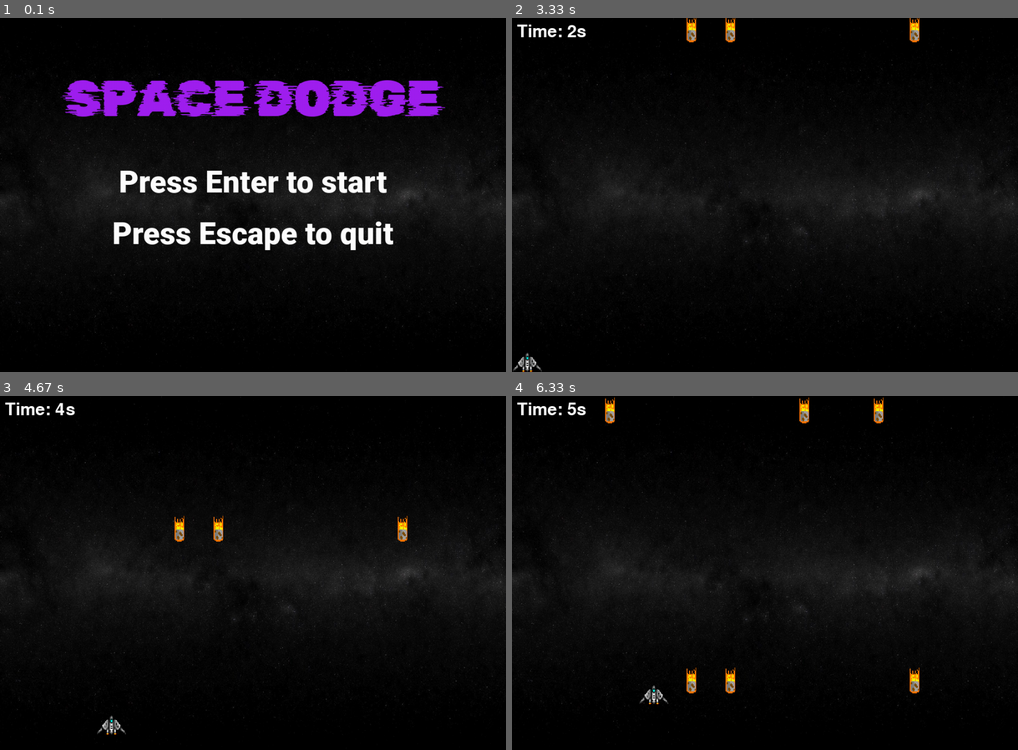
Above: before the commit, frames 1-4 (two rows, left to right).
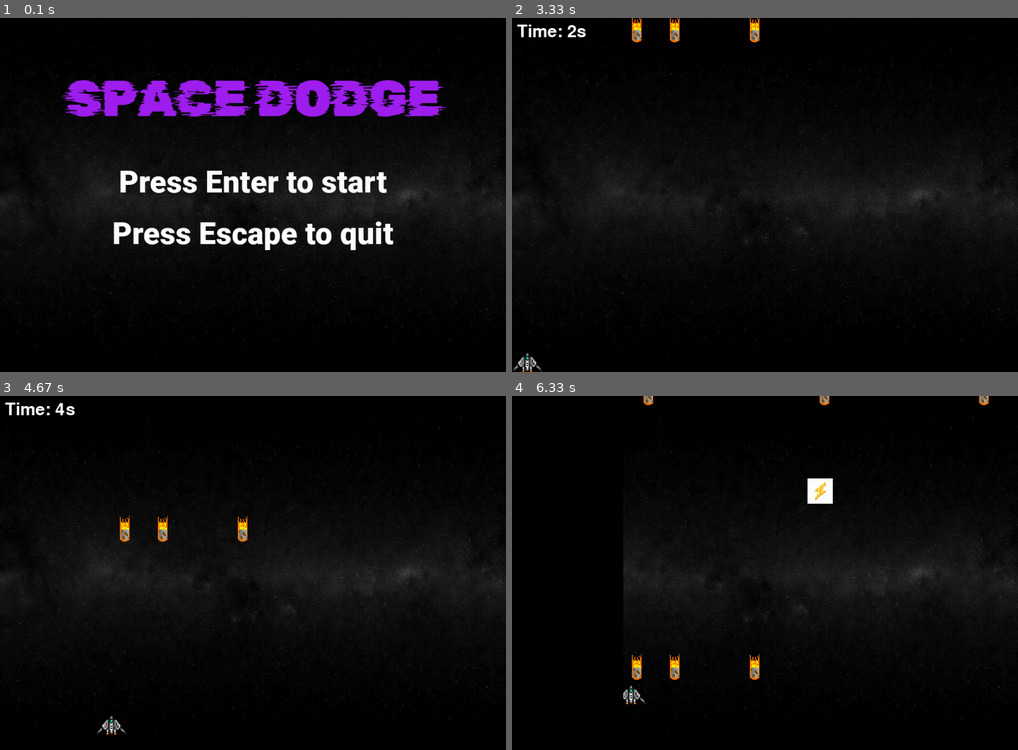
Above: after the commit, the same moments.

Repository: OmarHesham2356/PyGame-Project
Game: pygame game, started from 10.py
Same seed, same stepped clock (60 frames per second), same inputs: the game is played once before the commit and once after it.
Inputs:
- Up to frame 1 (0.1 s): no input
- Up to frame 2 (3.33 s): tap Enter at 0.33 s; hold Right 0.67-1.13 s; hold Up 1.17-1.47 s; hold Left 2-2.53 s; hold Down 2.57-2.87 s; hold Left 2.9-3.3 s
- Up to frame 3 (4.67 s): hold Up 3.33-3.7 s; hold Right 3.73-4.37 s; hold Down from 4.4 s (still down)
- Up to frame 4 (6.33 s): release Down at 4.77 s; hold Left 4.8-5.27 s; hold Right 5.3-5.77 s; hold Up 5.8-6.1 s; hold Right from 6.13 s (still down)

The runs differ from the first frame. In frame 1, 0.7% of the frame differs, in the area x 11-89%, y 17-28%; in frame 2, 0.7%; in frame 3, 0.7%; in frame 4, 2.9%, in the area x 0-95%, y 0-93%.

Commit message:
i added speed power up

Diff:
--- a/1.py
+++ b/1.py
@@ -26,15 +26,22 @@
 STAR_HEIGHT = 70
 STAR_VELOCITY = 3
 
+POWERUP_WIDTH = 50
+POWERUP_HEIGHT = 50
+POWERUP_VELOCITY = 2
+
+SPEED_POWERUP_WIDTH = 50
+SPEED_POWERUP_HEIGHT = 50
+SPEED_POWERUP_VELOCITY = 2
+speed_powerups = []
+
 FONT = pygame.font.SysFont("oswald", 50)
 
-def draw(player, elapsed_time, stars, transition_alpha):
+def draw(player, elapsed_time, stars, transition_alpha, powerups, speed_powerups):
     WIN.blit(BG, (0, 0))
 
     transition_surface.fill((0, 0, 0, transition_alpha))
     WIN.blit(transition_surface, (0, 0))
-
-
 
     time_text = FONT.render(f"Time: {round(elapsed_time)}s", 1, "white")
     WIN.blit(time_text, (10, 10))
@@ -45,6 +52,14 @@
     star_image = pygame.transform.scale(pygame.image.load("R1.png"), (STAR_WIDTH, STAR_HEIGHT))
     for star in stars:
         WIN.blit(star_image, star.topleft)
+
+    powerup_image = pygame.transform.scale(pygame.image.load("powerup.png"), (POWERUP_WIDTH, POWERUP_HEIGHT))
+    for powerup in powerups:
+        WIN.blit(powerup_image, powerup.topleft)
+
+    speed_powerup_image = pygame.transform.scale(pygame.image.load("speed_powerup.png"), (SPEED_POWERUP_WIDTH, SPEED_POWERUP_HEIGHT))
+    for speed_powerup in speed_powerups:
+        WIN.blit(speed_powerup_image, speed_powerup.topleft)
 
     pygame.display.update()
 
@@ -115,7 +130,6 @@
     transition_alpha = 260
     player = pygame.Rect(200, HEIGHT - PLAYER_HEIGHT, PLAYER_WIDTH, PLAYER_HEIGHT)
 
-
     clock = pygame.time.Clock()
     start_time = time.time()
     elapsed_time = 0
@@ -123,15 +137,38 @@
     star_add_increment = 3000
     star_count = 0
 
-    stars = []
-    hit = False
-
-    start_menu()
+    powerup_add_increment = 5000
+    powerup_count = 0
+
+    powerups = []
 
     while run:
         star_count += clock.tick(60)
         elapsed_time = time.time() - start_time
 
+        if star_count > star_add_increment:
+            for _ in range(3):
+                star_x = random.randint(0, WIDTH - STAR_WIDTH)
+                star = pygame.Rect(star_x, -STAR_HEIGHT, STAR_WIDTH, STAR_HEIGHT)
+                stars.append(star)
+
+            star_add_increment = max(200, star_add_increment - 50)
+            star_count = 0
+
+        powerup_count += clock.tick(60)
+
+        if powerup_count > powerup_add_increment:
+            powerup_x = random.randint(0, WIDTH - POWERUP_WIDTH)
+            powerup = pygame.Rect(powerup_x, -POWERUP_HEIGHT, POWERUP_WIDTH, POWERUP_HEIGHT)
+            powerups.append(powerup)
+            powerup_count = 0
+
+        speed_powerup_count += clock.tick(60)
+        if speed_powerup_count > speed_powerup_add_increment:
+            speed_powerup_x = random.randint(0, WIDTH - SPEED_POWERUP_WIDTH)
+            speed_powerup = pygame.Rect(speed_powerup_x, -SPEED_POWERUP_HEIGHT, SPEED_POWERUP_WIDTH, SPEED_POWERUP_HEIGHT)
+            speed_powerups.append(speed_powerup)
+            speed_powerup_count = 0
         if star_count > star_add_increment:
             for _ in range(3):
                 star_x = random.randint(0, WIDTH - STAR_WIDTH)
--- a/10.py
+++ b/10.py
@@ -1,12 +1,10 @@
 import pygame
-from pygame import mixer
-import time
 import random
 import sys
-
-
-mixer.init()
-pygame.font.init()
+import time
+
+pygame.mixer.pre_init(44100, -16, 2, 512)
+pygame.init()
 
 WIDTH, HEIGHT = 1000, 700
 WIN = pygame.display.set_mode((WIDTH, HEIGHT))
@@ -15,37 +13,44 @@
 BG = pygame.transform.scale(pygame.image.load("Bg.jpg"), (WIDTH, HEIGHT))
 BLACK = (0, 0, 0)
 
-sound2_sfx = pygame.mixer.Sound("3.wav")
-sound2_sfx.set_volume(0.5)
-
 sound_sfx = pygame.mixer.Sound("2.wav")
 sound_sfx.set_volume(0.5)
-FONT1 = pygame.font.Font("1.ttf", 100)
-
-PLAYER_WIDTH = 60
-PLAYER_HEIGHT = 40
+
+PLAYER_WIDTH, PLAYER_HEIGHT = 60, 40
 PLAYER_VEL = 5
 
-STAR_WIDTH = 50
-STAR_HEIGHT = 70
-STAR_VELOCITY = 3
+STAR_WIDTH, STAR_HEIGHT, STAR_VELOCITY = 50, 70, 3
+POWERUP_WIDTH, POWERUP_HEIGHT, POWERUP_VELOCITY = 50, 50, 3
 
 FONT = pygame.font.SysFont("oswald", 50)
 
-def draw(player, elapsed_time, stars):
-    WIN.blit(BG, (0, 0))
-
-
-    time_text = FONT.render(f"Time: {round(elapsed_time)}s", 1, "white")
-    WIN.blit(time_text, (10, 10))
-
+def draw_player(player):
     player_image = pygame.transform.scale(pygame.image.load("tiny_ship6.png").convert_alpha(), (PLAYER_WIDTH, PLAYER_HEIGHT))
     WIN.blit(player_image, player.topleft)
 
+def draw_stars(stars):
     star_image = pygame.transform.scale(pygame.image.load("R1.png").convert_alpha(), (STAR_WIDTH, STAR_HEIGHT))
     for star in stars:
         WIN.blit(star_image, star.topleft)
 
+def draw_powerups(powerups):
+    powerup_image = pygame.transform.scale(pygame.image.load("power_up.jpg").convert_alpha(), (POWERUP_WIDTH, POWERUP_HEIGHT))
+    for powerup in powerups:
+        WIN.blit(powerup_image, powerup.topleft)
+
+def draw_text(elapsed_time):
+    time_text = FONT.render(f"Time: {round(elapsed_time)}s", 1, "white")
+    WIN.blit(time_text, (10, 10))
+
+def draw_background():
+    WIN.blit(BG, (0, 0))
+
+def draw_game(player, elapsed_time, stars, powerups):
+    draw_background()
+    draw_text(elapsed_time)
+    draw_player(player)
+    draw_stars(stars)
+    draw_powerups(powerups)
     pygame.display.update()
 
 def get_elapsed_time(start_time):
@@ -57,13 +62,12 @@
     quit_text = FONT.render("Press Q to quit", 1, "white")
 
     game_over_text_pos = (400, 350)
-    restart_text_pos = (WIDTH / 2 - restart_text.get_width() / 2, game_over_text_pos[1] + game_over_text.get_height())
-    quit_text_pos = (WIDTH / 2 - quit_text.get_width() / 2, restart_text_pos[1] + restart_text.get_height())
+    restart_text_pos = (WIDTH // 2 - restart_text.get_width() // 2, game_over_text_pos[1] + game_over_text.get_height())
+    quit_text_pos = (WIDTH // 2 - quit_text.get_width() // 2, restart_text_pos[1] + restart_text.get_height())
 
     WIN.blit(game_over_text, game_over_text_pos)
     WIN.blit(restart_text, restart_text_pos)
     WIN.blit(quit_text, quit_text_pos)
-
     pygame.display.update()
 
     waiting = True
@@ -86,15 +90,14 @@
     menu_subtitle = menu_font2.render("Press Enter to start", 1, "white")
     menu_subtitle2 = menu_font2.render("Press Escape to quit", 1, "white")
 
-    title_pos = (WIDTH / 2 - menu_title.get_width() / 2, 100)
-    subtitle_pos = (WIDTH / 2 - menu_subtitle.get_width() / 2, title_pos[1] + menu_title.get_height() + 70)
-    subtitle_pos2 = (WIDTH / 2 - menu_subtitle2.get_width() / 2, title_pos[1] + menu_subtitle.get_height() + 220)
+    title_pos = (WIDTH // 2 - menu_title.get_width() // 2, 100)
+    subtitle_pos = (WIDTH // 2 - menu_subtitle.get_width() // 2, title_pos[1] + menu_title.get_height() + 70)
+    subtitle_pos2 = (WIDTH // 2 - menu_subtitle2.get_width() // 2, title_pos[1] + menu_subtitle.get_height() + 220)
 
     WIN.blit(BG, (0, 0))
     WIN.blit(menu_title, title_pos)
     WIN.blit(menu_subtitle, subtitle_pos)
     WIN.blit(menu_subtitle2, subtitle_pos2)
-
     pygame.display.update()
 
     waiting = True
@@ -107,7 +110,7 @@
                 if event.key == pygame.K_RETURN:
                     fade_counter2 = 0
                     while fade_counter2 < WIDTH:
-                       fade_counter2 = fade_counter2 + 10
+                       fade_counter2 += 10
                        pygame.draw.rect(WIN, BLACK, (0, 0, fade_counter2, HEIGHT))
                        pygame.display.update()
                        pygame.time.delay(7)
@@ -117,25 +120,39 @@
                     pygame.quit()
                     sys.exit()
 
+def handle_input(player):
+    keys = pygame.key.get_pressed()
+    if keys[pygame.K_LEFT] and player.x - PLAYER_VEL >= 0:
+        player.x -= PLAYER_VEL
+    if keys[pygame.K_RIGHT] and player.x - PLAYER_VEL + player.width <= WIDTH:
+        player.x += PLAYER_VEL
+    if keys[pygame.K_UP] and player.y - PLAYER_VEL >= 0:
+        player.y -= PLAYER_VEL
+    if keys[pygame.K_DOWN] and player.y + PLAYER_VEL + player.height <= HEIGHT:
+        player.y += PLAYER_VEL
+
 def main():
+    global PLAYER_VEL
     run = True
     player = pygame.Rect(200, HEIGHT - PLAYER_HEIGHT, PLAYER_WIDTH, PLAYER_HEIGHT)
-    sound2_sfx.play()
-
     clock = pygame.time.Clock()
     start_time = start_menu()
     elapsed_time = 0
 
-    star_add_increment = 3000
+    star_add_increment = 3
+    powerup_add_increment = 5
     star_count = 0
+    powerup_count = 0
 
     stars = []
+    powerups = []
     hit = False
 
-
     while run:
-        star_count += clock.tick(60)
-        elapsed_time = time.time() - start_time
+        dt = clock.tick(60) / 1000.0  # Convert to seconds
+        star_count += dt
+        powerup_count += dt
+        elapsed_time = get_elapsed_time(start_time)
 
         if star_count > star_add_increment:
             for _ in range(3):
@@ -143,40 +160,44 @@
                 star = pygame.Rect(star_x, -STAR_HEIGHT, STAR_WIDTH, STAR_HEIGHT)
                 stars.append(star)
 
-            star_add_increment = max(200, star_add_increment - 50)
             star_count = 0
+
+        if powerup_count > powerup_add_increment:
+            powerup_x = random.randint(0, WIDTH - POWERUP_WIDTH)
+            powerup = pygame.Rect(powerup_x, -POWERUP_HEIGHT, POWERUP_WIDTH, POWERUP_HEIGHT)
+            powerups.append(powerup)
+            powerup_count = 0
 
         for event in pygame.event.get():
             if event.type == pygame.QUIT:
                 run = False
                 break
 
-        keys = pygame.key.get_pressed()
-        if keys[pygame.K_LEFT] and player.x - PLAYER_VEL >= 0:
-            player.x -= PLAYER_VEL
-        if keys[pygame.K_RIGHT] and player.x - PLAYER_VEL + player.width <= WIDTH:
-            player.x += PLAYER_VEL
-        if keys[pygame.K_UP] and player.y - PLAYER_VEL >= 0:
-            player.y -= PLAYER_VEL
-        if keys[pygame.K_DOWN] and player.y + PLAYER_VEL + player.height <= HEIGHT:
-            player.y += PLAYER_VEL
-
-        for star in stars[:]:
+        handle_input(player)
+
+        for star in stars:
             star.y += STAR_VELOCITY
             if star.y > HEIGHT:
                 stars.remove(star)
-            elif star.y + star.height >= player.y and star.colliderect(player):
+            elif star.colliderect(player):
                 stars.remove(star)
                 hit = True
                 break
 
+        for powerup in powerups:
+            powerup.y += POWERUP_VELOCITY
+            if powerup.y > HEIGHT:
+                powerups.remove(powerup)
+            elif player.colliderect(powerup):
+                powerups.remove(powerup)
+                PLAYER_VEL += 2
+
         if hit:
-            sound2_sfx.stop()
             sound_sfx.play()
 
             fade_counter = 0
             while fade_counter < WIDTH:
-                fade_counter = fade_counter + 10
+                fade_counter += 10
                 pygame.draw.rect(WIN, BLACK, (0, 0, fade_counter, HEIGHT))
                 pygame.display.update()
                 pygame.time.delay(7)
@@ -191,15 +212,16 @@
 
             if game_over_screen():
                 player = pygame.Rect(200, HEIGHT - PLAYER_HEIGHT, PLAYER_WIDTH, PLAYER_HEIGHT)
-                sound2_sfx.play()
                 start_time = time.time()
                 elapsed_time = 0
                 stars = []
+                powerups = []
                 hit = False
+                PLAYER_VEL = 5  # Reset the player's velocity
             else:
                 break
 
-        draw(player, elapsed_time, stars)
+        draw_game(player, elapsed_time, stars, powerups)
 
     pygame.quit()
 
Binary file added: power_up.jpg
